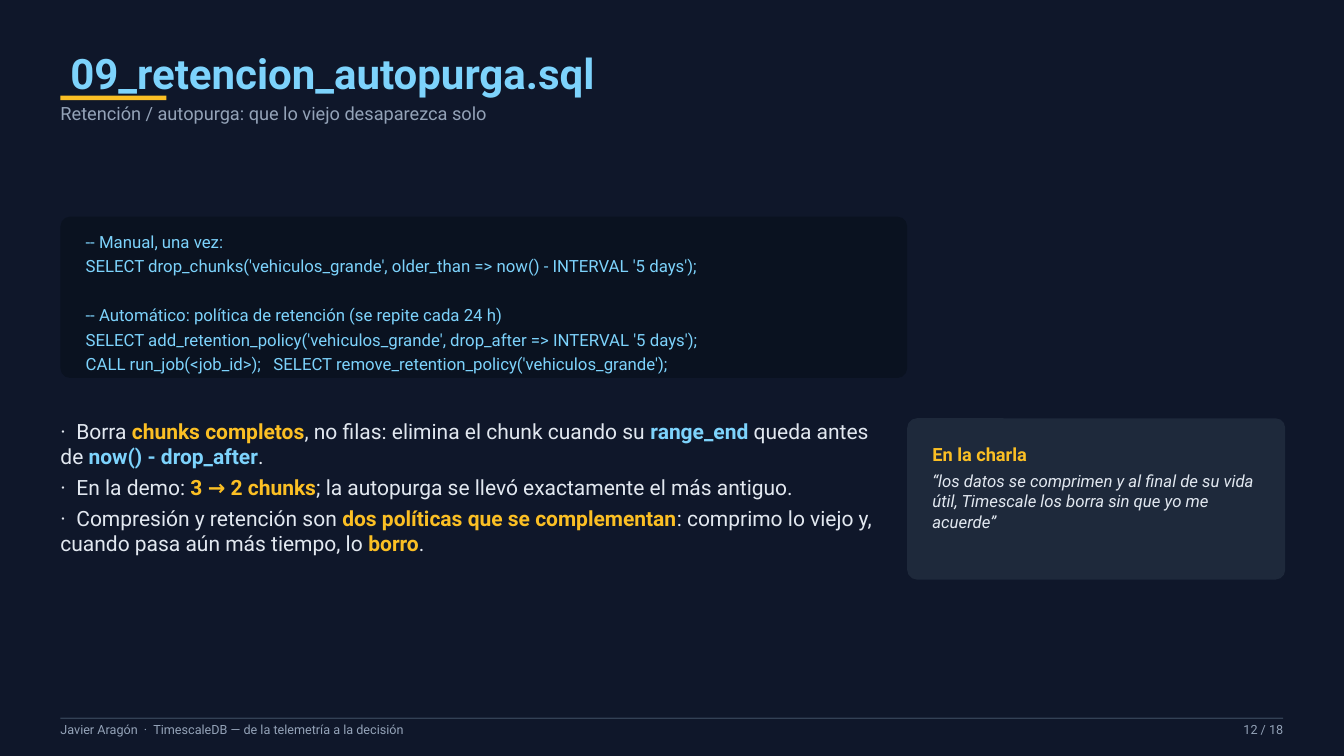
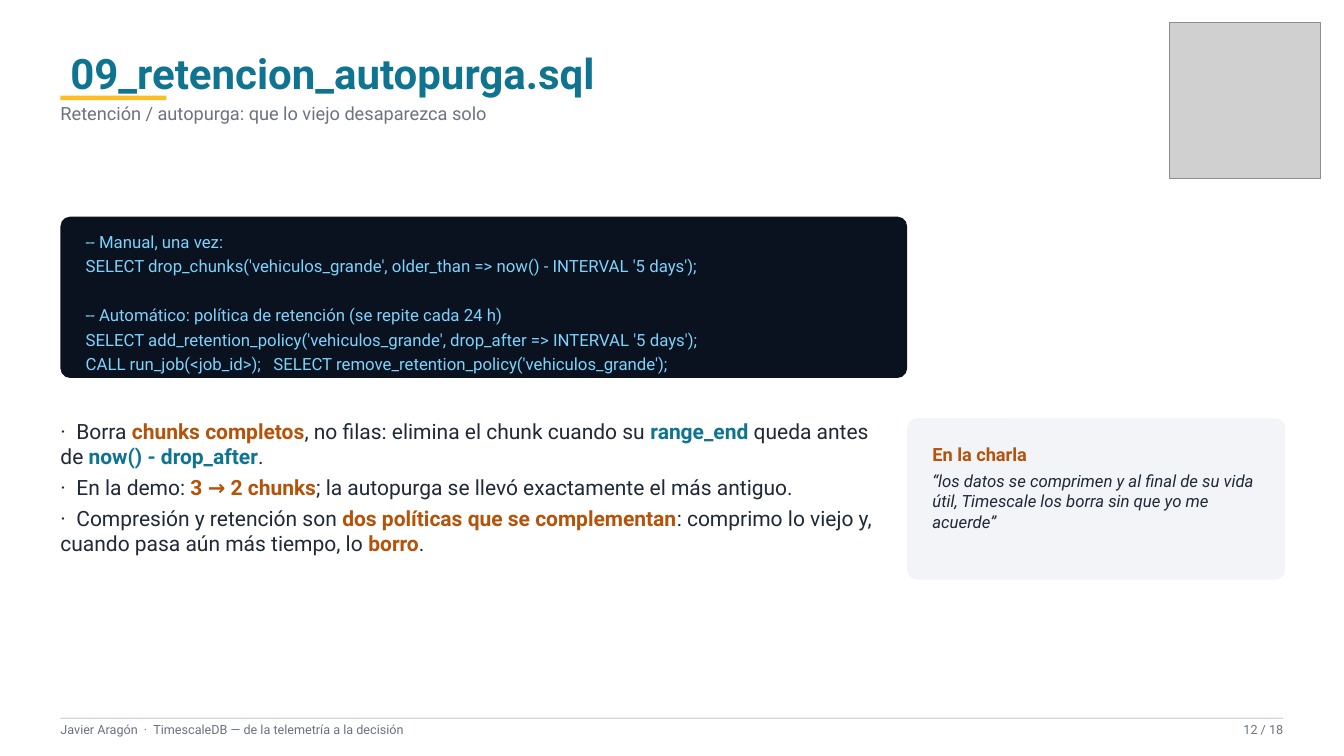
Before and after one commit to xavipuerto/autometrics-demo, a slide deck: slide 12 of presentacion/TimescaleDB-PPT-Javier.pptx. Drawn at 1344x756 pixels with LibreOffice and Linux fonts; fonts in the diff are those of the drawing; grey boxes stand for pictures. Boxes give left, top, right and bottom in pixels: in the first picture for what was removed or moved away, otherwise in the second. Text is boxed around its words. In the diff, an @@ line names an element or a change of style, - is before the commit and + after.

```diff
--- a/presentacion/TimescaleDB-PPT-Javier.pptx
+++ b/presentacion/TimescaleDB-PPT-Javier.pptx
@@ rectangle removed at <box>0,0,1344,756</box> @@
@@ picture added at <box>1170,22,1321,178</box> @@
@@ text "09_retencion_autopurga.sql" at <box>70,57,594,99</box>: text colour #7DD3FC to #0E7490 @@
@@ text "· Borra chunks completos, no ..." at <box>60,423,872,556</box>: text colour #E2E8F0 to #1F2937 in "· Borra completos, no filas: elimina el ...", "· En la demo: chunks; la autopurga ...", "· Compresión y retención son complementan: comprimo ..."; text colour #FBBF24 to #B45309 in "chunks completos,", "3 → 2 chunks;", "dos políticas que se complementan: borro."; text colour #7DD3FC to #0E7490 in "range_end now() - drop_after." @@
@@ rounded rectangle at <box>907,418,1286,580</box>: fill #1E293B to #F2F4F8 @@
@@ text "En la charla" at <box>932,447,1254,528</box>: text colour #FBBF24 to #B45309 in "En la charla"; text colour #E2E8F0 to #1F2937 in "“los datos se comprimen y al final ..." @@
@@ rectangle at <box>60,718,1284,719</box>: fill #334155 to #D1D5DB @@
@@ text colour #94A3B8 to #6B7280 in 3 elements at <box>60,106,487,124</box>, <box>60,724,403,737</box>, <box>1243,725,1283,734</box> @@
```
Also in this commit, not shown: 17 other slides changed, 2 other files.
